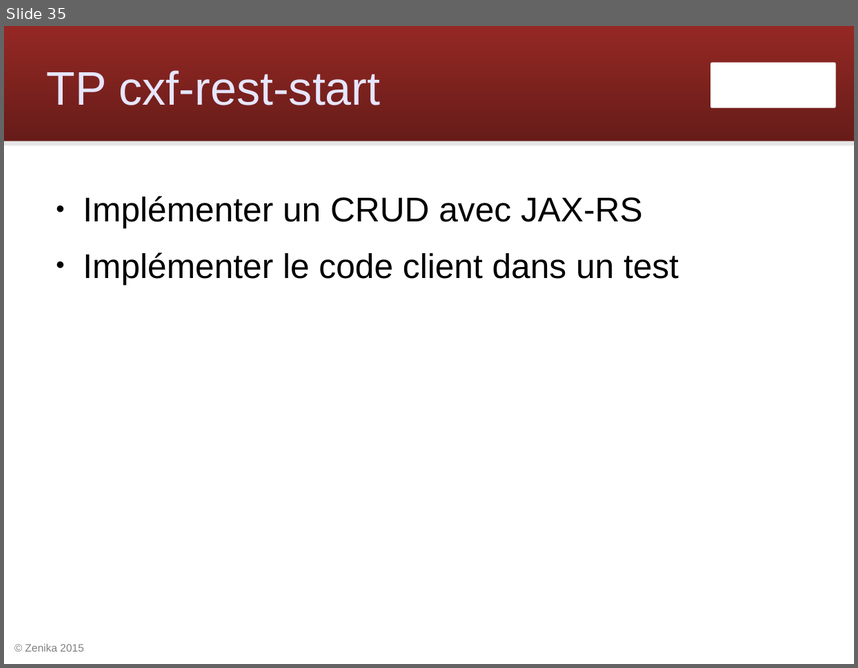
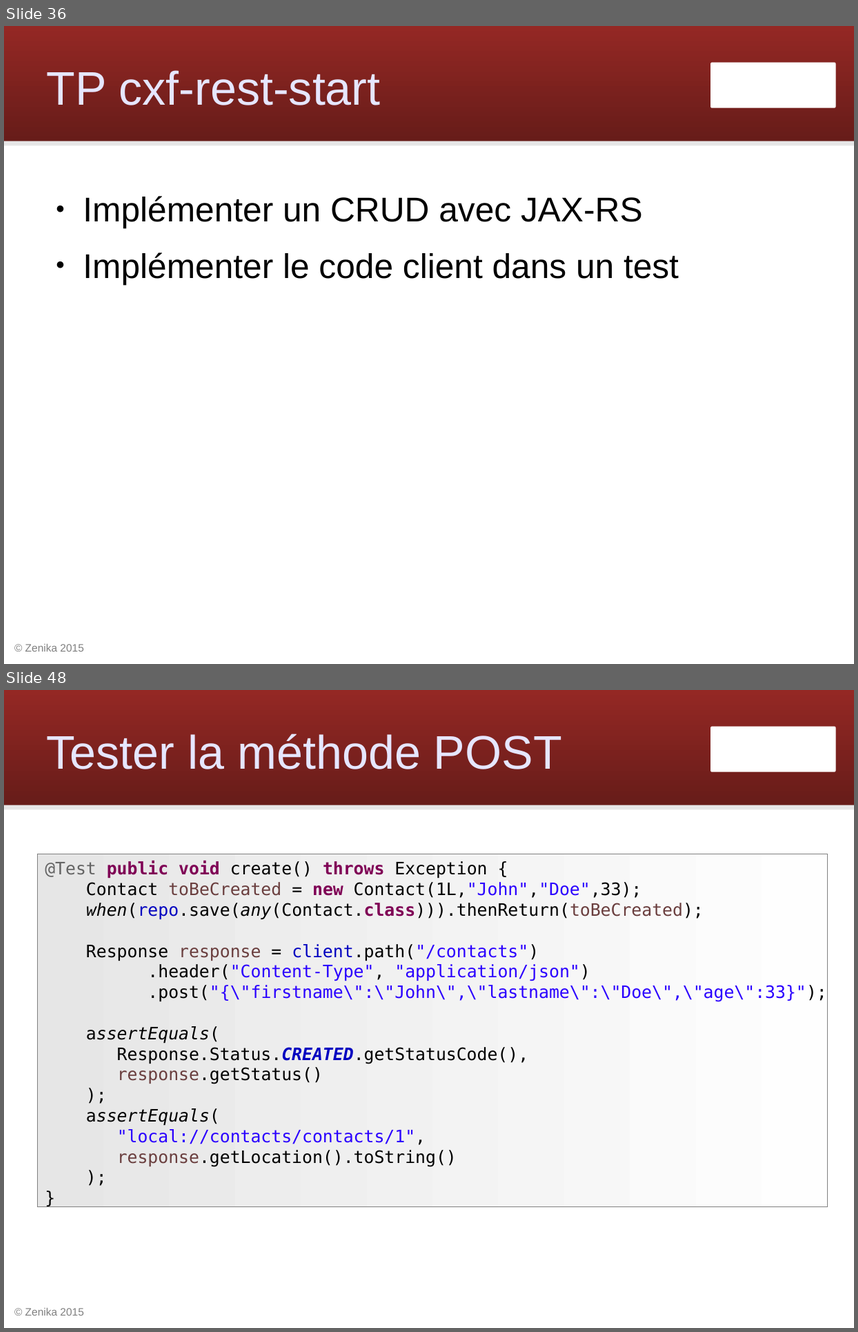
Before and after one commit to Zenika/workshop-cxf-rest, a slide deck: cxf-rest-workshop.odp. Shown one above the other, each under a label of ours: slide 35 before the commit, slides 36 and 48 after it; the slides between them are not shown. The pictures are 858x668 and 858x1332 pixels, drawn with LibreOffice and Linux fonts; fonts in the diff are those of the drawing; background and template pictures are left out. Boxes give left, top, right and bottom in pixels: in the first picture for what was removed or moved away, otherwise in the second. Text is boxed around its words. In the diff, an @@ line names an element or a change of style, - is before the commit and + after.

```diff
--- a/cxf-rest-workshop.odp
+++ b/cxf-rest-workshop.odp
@@ slide 48 added at (x1=4, y1=690, x2=854, y2=1328), background #FFFFFF; not listed: 4 template elements that a slide beside it also shows @@
@@ title added at (x1=47, y1=733, x2=562, y2=769), 44 pt, text #E6E6FF @@
+Tester la méthode POST
@@ rectangle added at (x1=37, y1=854, x2=828, y2=1207), fill gradient #E6E6E6 to #FEFEFE, outline #808080 0 pt, 16 pt, text #000000 @@
+@Test public void create() throws Exception {
+Contact toBeCreated = new Contact(1L,"John","Doe",33);
+when(repo.save(any(Contact.class))).thenReturn(toBeCreated);
+Response response = client.path("/contacts")
+.header("Content-Type", "application/json")
+.post("{\"firstname\":\"John\",\"lastname\":\"Doe\",\"age\":33}");
+assertEquals(
+Response.Status.CREATED.getStatusCode(),
+response.getStatus()
+);
+assertEquals(
+"local://contacts/contacts/1",
+response.getLocation().toString()
+);
+}
@@ what was slide 35 is now slide 36 @@
```
Also in this commit, not shown: 39 other slides added, 18 other files.
